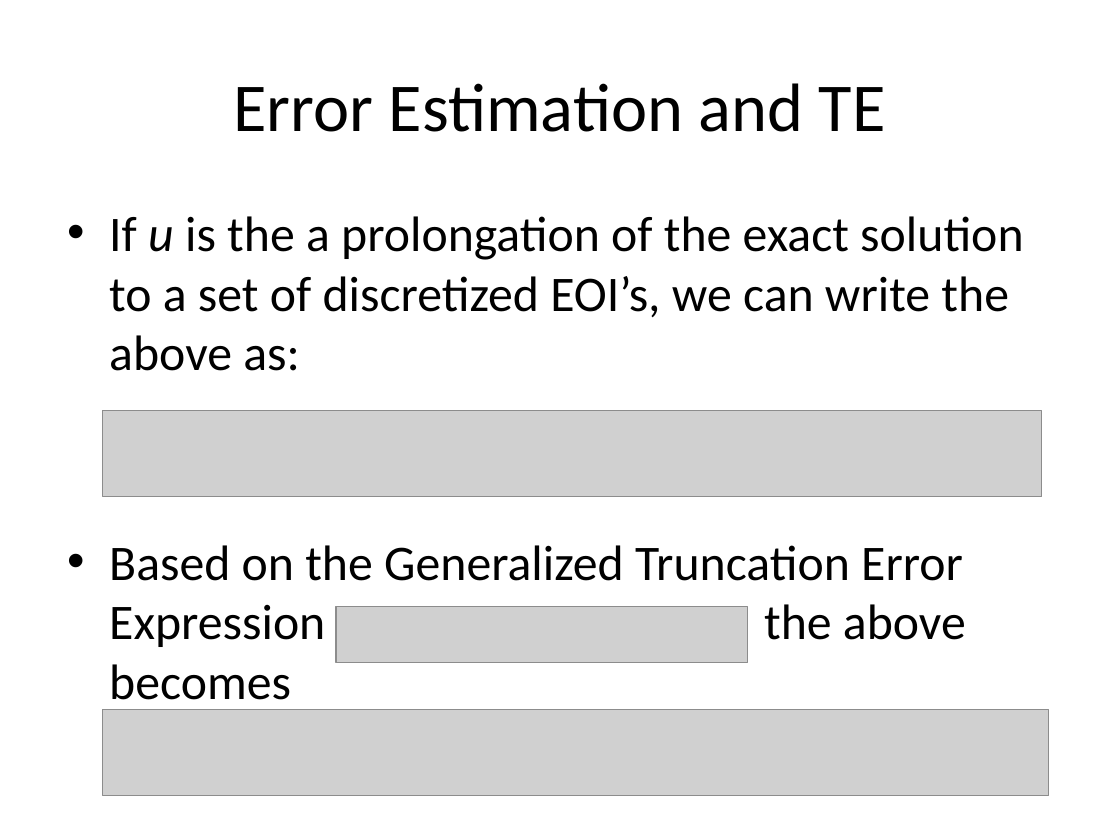
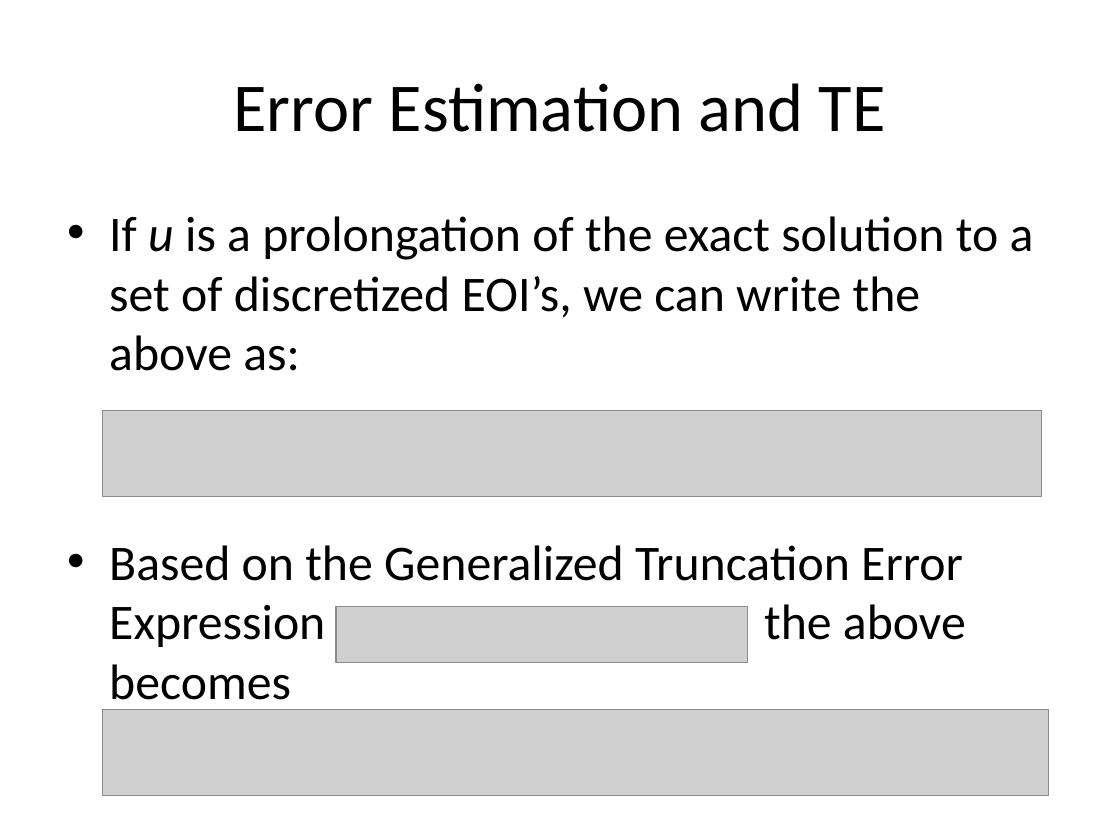
Before and after one commit to jderlaga/Presentations, a slide deck: slide 6 of June_Overview.pptx (slide 13 before the commit). Drawn at 1120x840 pixels with LibreOffice and Linux fonts; fonts in the diff are those of the drawing; grey boxes stand for pictures. Boxes give left, top, right and bottom in pixels: in the first picture for what was removed or moved away, otherwise in the second. Text is boxed around its words. In the diff, an @@ line names an element or a change of style, - is before the commit and + after.

Commit message:
to reorganize, prep for results, and fix typos

```diff
--- a/June_Overview.pptx
+++ b/June_Overview.pptx
@@ text at [109, 216, 1034, 371]: text changed @@
-• If u is the a prolongation of the exact solution to a set of discretized EOI’s, we can write the above as:
+• If u is a prolongation of the exact solution to a set of discretized EOI’s, we can write the above as:
```
Also in this commit, not shown: 10 other slides changed, 1 slide added, 1 slide removed.
